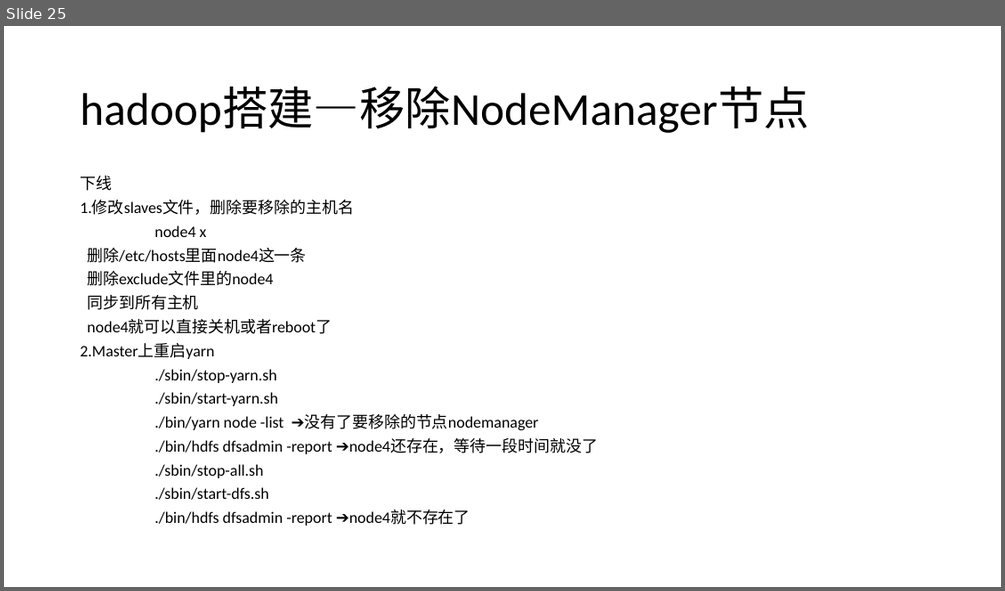
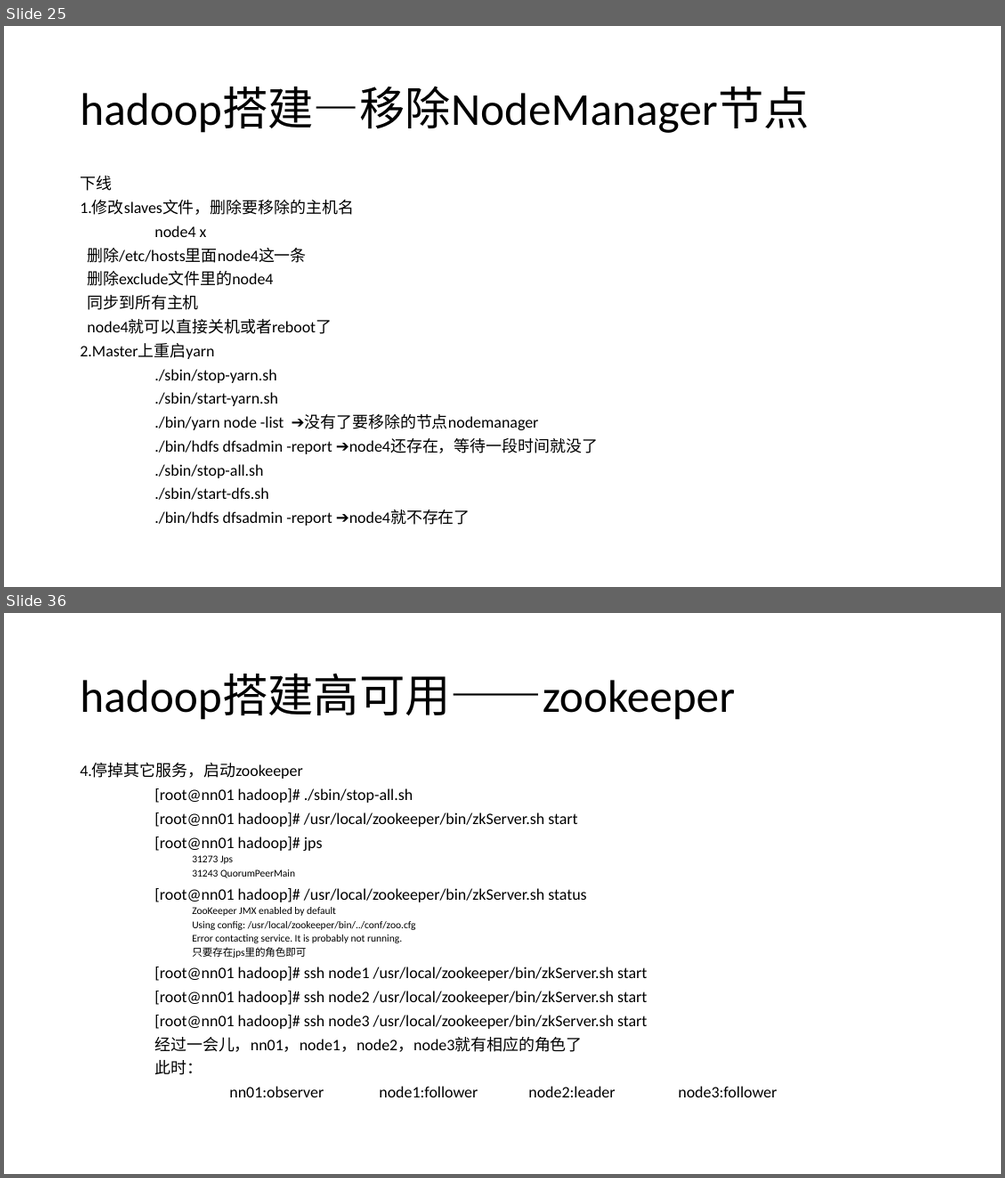
Before and after one commit to MX-Steve/nsd01, a slide deck: bixiejianpu/hadoop/bigData.pptx. Shown one above the other, each under a label of ours: slide 25 before the commit, slides 25 and 36 after it; the slides between them are not shown. The pictures are 1005x591 and 1005x1178 pixels, drawn with LibreOffice and Linux fonts; fonts in the diff are those of the drawing. Boxes give left, top, right and bottom in pixels: in the first picture for what was removed or moved away, otherwise in the second. Text is boxed around its words. In the diff, an @@ line names an element or a change of style, - is before the commit and + after.

```diff
--- a/bixiejianpu/hadoop/bigData.pptx
+++ b/bixiejianpu/hadoop/bigData.pptx
@@ slide 36 added at bbox=[4, 613, 1001, 1174], background #FFFFFF @@
@@ title added at bbox=[80, 674, 735, 720], 44 pt, text #000000 @@
+hadoop搭建高可用——zookeeper
@@ text added at bbox=[80, 763, 777, 1097], 15.4 pt, text #000000 @@
+4.停掉其它服务，启动zookeeper
+[root@nn01 hadoop]# ./sbin/stop-all.sh
+[root@nn01 hadoop]# /usr/local/zookeeper/bin/zkServer.sh start
+[root@nn01 hadoop]# jps
+      31273 Jps
+      31243 QuorumPeerMain
+[root@nn01 hadoop]# /usr/local/zookeeper/bin/zkServer.sh status
+      ZooKeeper JMX enabled by default
+      Using config: /usr/local/zookeeper/bin/../conf/zoo.cfg
+      Error contacting service. It is probably not running.
+      只要存在jps里的角色即可
+[root@nn01 hadoop]# ssh node1 /usr/local/zookeeper/bin/zkServer.sh start
+[root@nn01 hadoop]# ssh node2 /usr/local/zookeeper/bin/zkServer.sh start
+[root@nn01 hadoop]# ssh node3 /usr/local/zookeeper/bin/zkServer.sh start
+经过一会儿，nn01，node1，node2，node3就有相应的角色了
+此时：
+nn01:observer node1:follower node2:leader node3:follower
```
Also in this commit, not shown: 5 slides changed, 8 other slides added.
